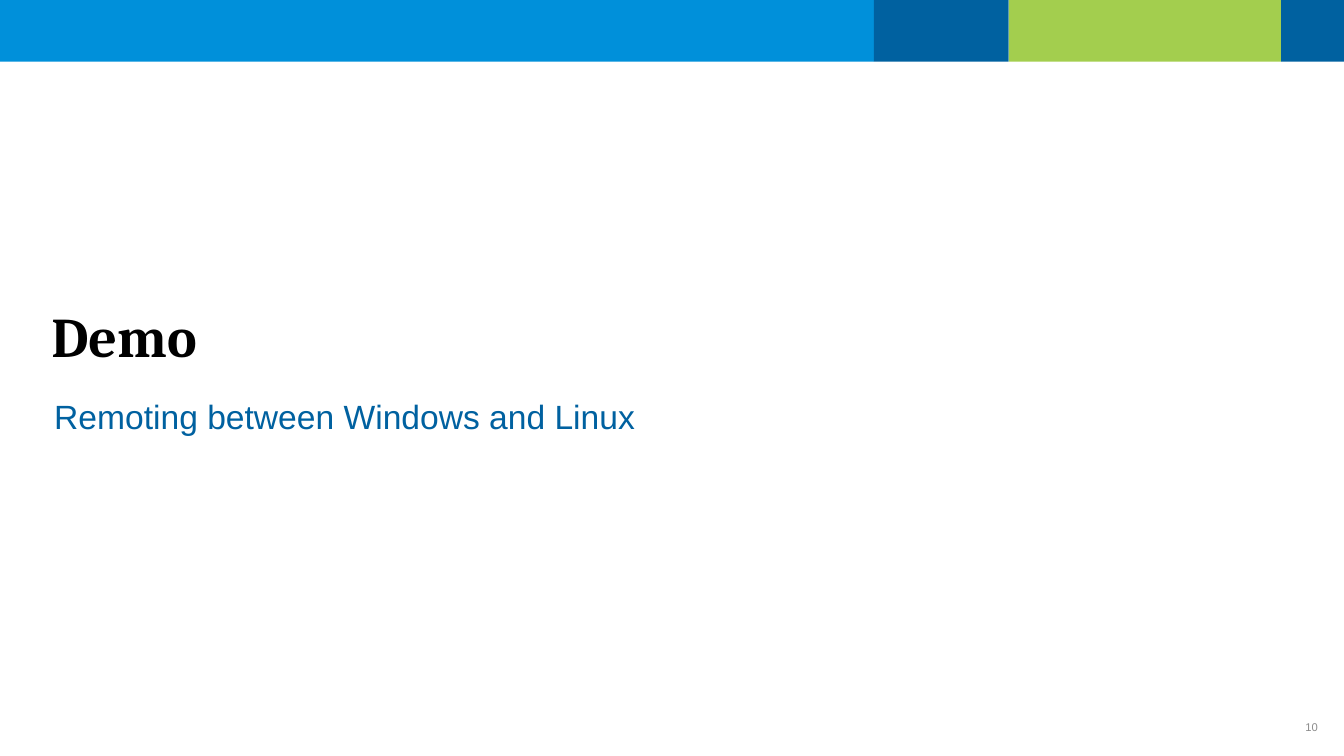
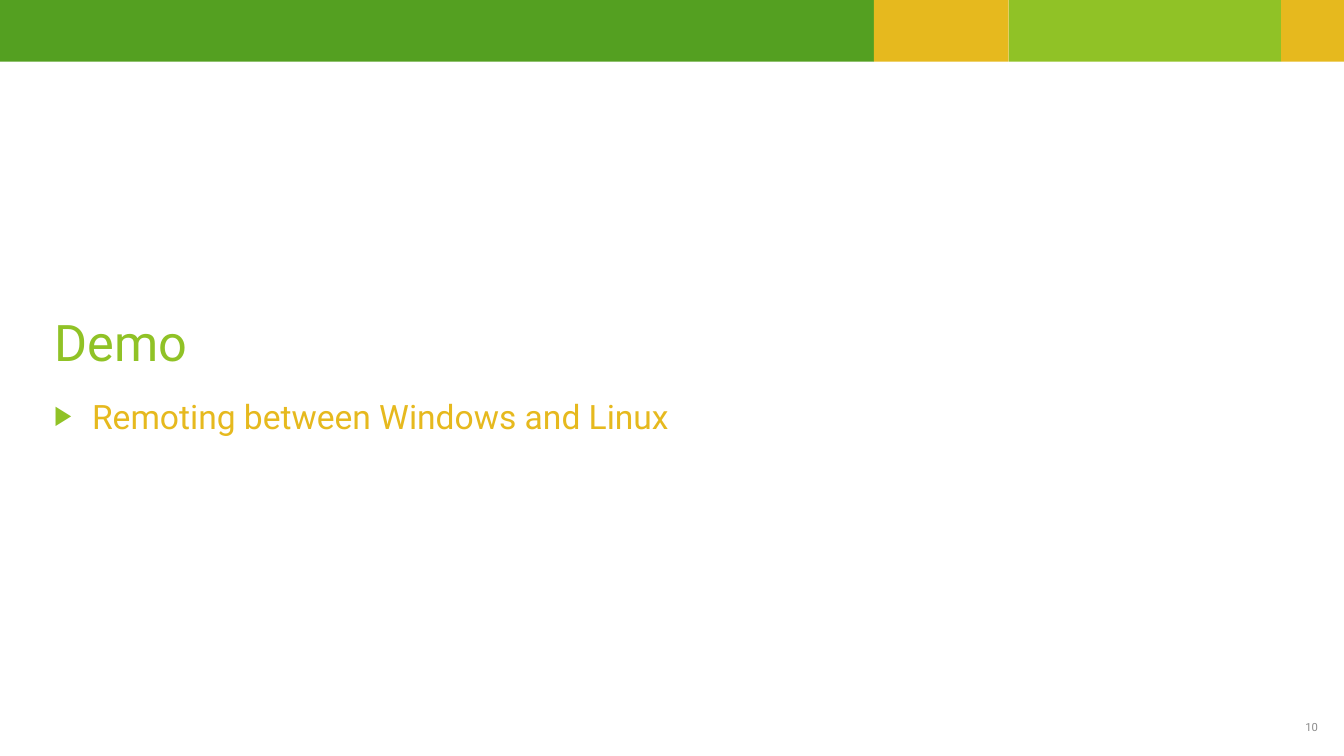
Before and after one commit to KevinLaux/ATOM, a slide deck: slide 10 of PowerShellCoreWhatandHow(Kevin_Laux).pptx. Drawn at 1344x756 pixels with LibreOffice and Linux fonts; fonts in the diff are those of the drawing; background and template pictures are left out. Boxes give left, top, right and bottom in pixels: in the first picture for what was removed or moved away, otherwise in the second. Text is boxed around its words. In the diff, an @@ line names an element or a change of style, - is before the commit and + after.

```diff
--- a/PowerShellCoreWhatandHow(Kevin_Laux).pptx
+++ b/PowerShellCoreWhatandHow(Kevin_Laux).pptx
@@ rectangle at [0, 0, 874, 62]: fill #0090DA to #54A021 @@
@@ rectangle at [874, 0, 1008, 62]: fill #0061A0 to #E6B91E @@
@@ rectangle at [1009, 0, 1282, 62]: fill #A3CE4E to #90C226 @@
@@ rectangle at [1281, 0, 1344, 62]: fill #0061A0 to #E6B91E @@
@@ title "Demo" at [55, 325, 188, 362]: size 30 to 27 pt, font Cambria to Roboto, text colour #000000 to #90C226, bold off; line spacing 0.9 to 1 @@
@@ text "Remoting between Windows and Linux" at [92, 403, 669, 436]: font Arial to Roboto, text colour #0061A0 to #E6B91E; bullet none to ▶; line spacing 1.4 to 1 @@
@@ page number at [1305, 723, 1318, 731]: font Arial to Roboto @@
```
Also in this commit, not shown: 13 other slides changed.
